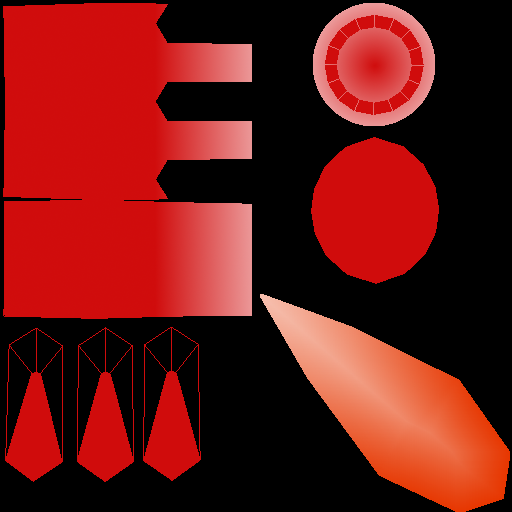
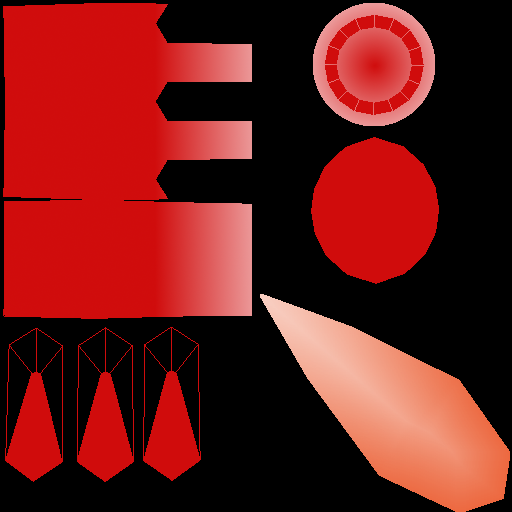
Layers edited between the first and the second 512px x 512px image:
"Flare": opacity 100% → 75%, painted on it over [260,294,510,512]
painted on "_Background" over [260,294,510,512]
